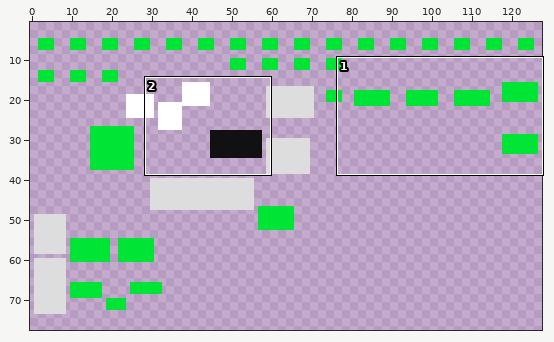
A pixel-art file gets an edit: sheet.aseprite. Above, an overview of the earlier version with the close-up marked.
Close-up. Old version:
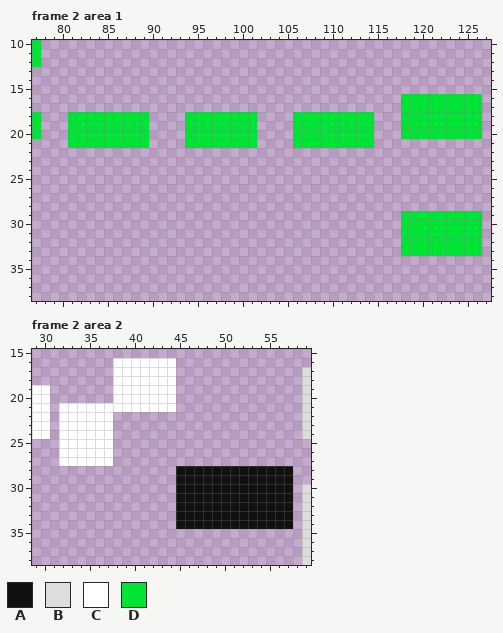
128x128 pixels, 2 frames. Shown: frame 2 area 1: x 77..127, y 10..38; frame 2 area 2: x 29..59, y 15..38. The wide view leaves out empty margins.
Palette (. is transparent): A #111111  B #dddddd  C #ffffff  D #00e436
The same view after the edit:
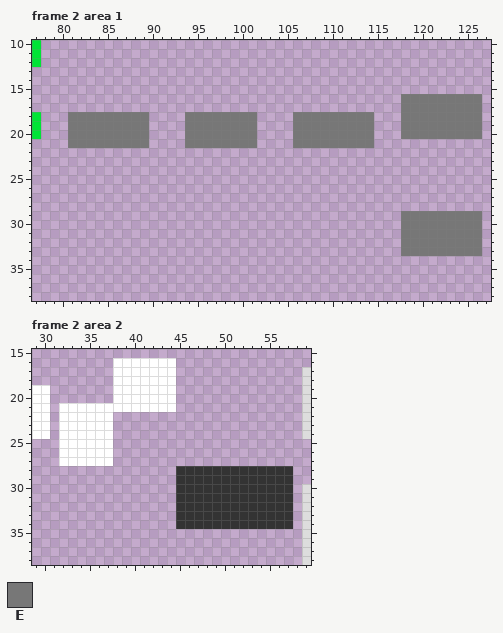
Colours new in this view: E #777777
Change:
{"colour":"A","old":"#111111","new":"#333333"}
{"where": "frame 2 area 1, layer \"COLLISION\""}
{"frame":2,"y":16,"x":118,"old":"DDDDDDDDD","new":"EEEEEEEEE"}
{"frame":2,"y":17,"x":118,"old":"DDDDDDDDD","new":"EEEEEEEEE"}
{"frame":2,"y":18,"x":81,"old":"DDDDDDDDD","new":"EEEEEEEEE"}
{"frame":2,"y":18,"x":94,"old":"DDDDDDDD","new":"EEEEEEEE"}
{"frame":2,"y":18,"x":106,"old":"DDDDDDDDD","new":"EEEEEEEEE"}
{"frame":2,"y":18,"x":118,"old":"DDDDDDDDD","new":"EEEEEEEEE"}
{"frame":2,"y":19,"x":81,"old":"DDDDDDDDD","new":"EEEEEEEEE"}
{"frame":2,"y":19,"x":94,"old":"DDDDDDDD","new":"EEEEEEEE"}
{"frame":2,"y":19,"x":106,"old":"DDDDDDDDD","new":"EEEEEEEEE"}
{"frame":2,"y":19,"x":118,"old":"DDDDDDDDD","new":"EEEEEEEEE"}
{"frame":2,"y":20,"x":81,"old":"DDDDDDDDD","new":"EEEEEEEEE"}
{"frame":2,"y":20,"x":94,"old":"DDDDDDDD","new":"EEEEEEEE"}
{"frame":2,"y":20,"x":106,"old":"DDDDDDDDD","new":"EEEEEEEEE"}
{"frame":2,"y":20,"x":118,"old":"DDDDDDDDD","new":"EEEEEEEEE"}
{"frame":2,"y":21,"x":81,"old":"DDDDDDDDD","new":"EEEEEEEEE"}
{"frame":2,"y":21,"x":94,"old":"DDDDDDDD","new":"EEEEEEEE"}
{"frame":2,"y":21,"x":106,"old":"DDDDDDDDD","new":"EEEEEEEEE"}
{"frame":2,"y":29,"x":118,"old":"DDDDDDDDD","new":"EEEEEEEEE"}
{"frame":2,"y":30,"x":118,"old":"DDDDDDDDD","new":"EEEEEEEEE"}
{"frame":2,"y":31,"x":118,"old":"DDDDDDDDD","new":"EEEEEEEEE"}
{"frame":2,"y":32,"x":118,"old":"DDDDDDDDD","new":"EEEEEEEEE"}
{"frame":2,"y":33,"x":118,"old":"DDDDDDDDD","new":"EEEEEEEEE"}
